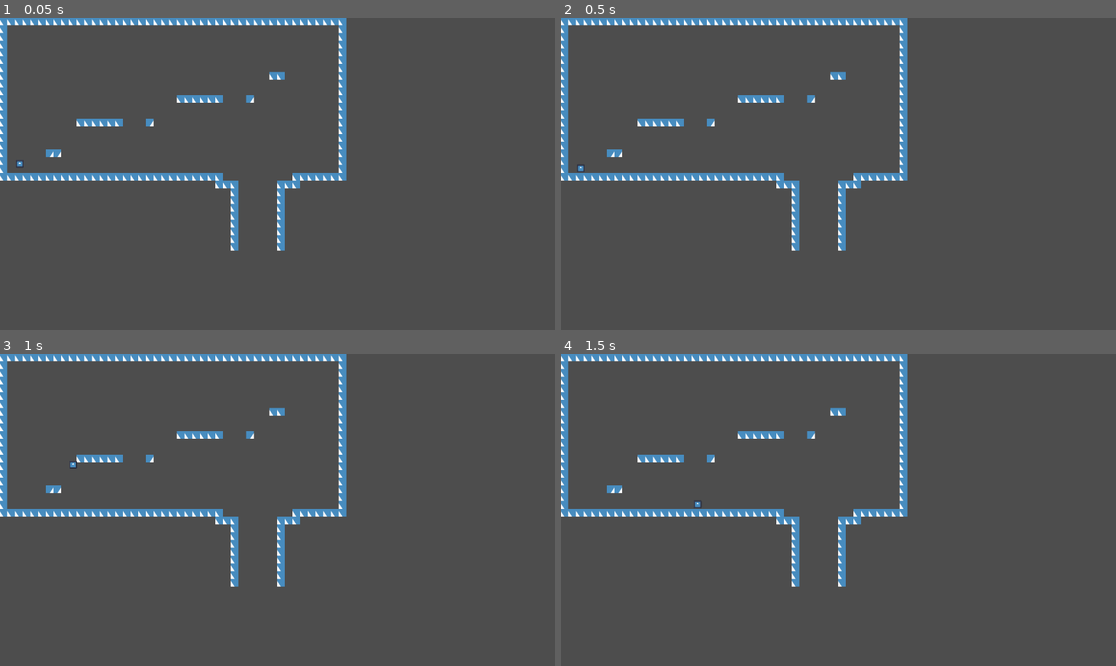
Above: before the commit, frames 1-4 (two rows, left to right).
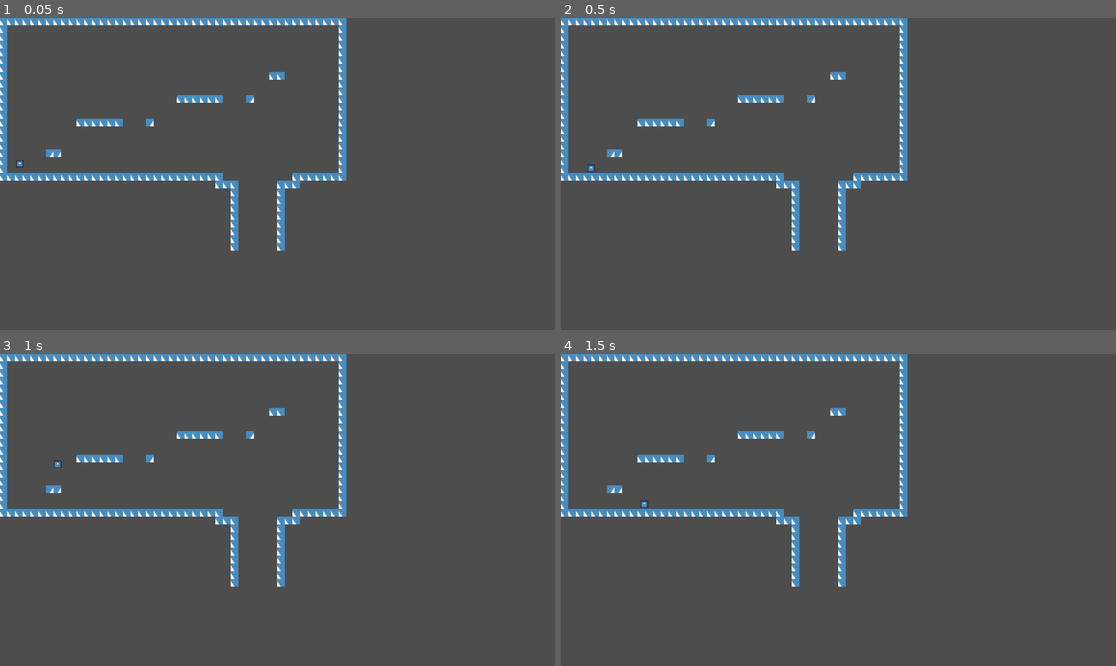
Above: after the commit, the same moments.

Repository: dgnt/gmtk2025
Game: Godot game, scene res://scenes/Level.tscn
Same seed, same stepped clock (60 frames per second), same inputs: the game is played once before the commit and once after it. The engine's default icon, where the game draws it, is replaced by a stand-in: a white triangle on a blue panel in a dark square.
Inputs:
- Up to frame 1 (0.05 s): no input
- Up to frame 2 (0.5 s): no input
- Up to frame 3 (1 s): tap Enter (ui_accept) at 0.5, 0.77 s; hold Right (ui_right) from 0.53 s (still down)
- Up to frame 4 (1.5 s): keep holding Right (ui_right)

Frame 1 is identical in both runs. In frame 2, less than 0.1% of the frame differs, in the area x 2-7%, y 46-50%; in frame 3, less than 0.1%; in frame 4, less than 0.1%.

Commit message:
basic hula hoop motion prototype

Diff:
--- a/test/scripts/player/player_body.gd
+++ b/test/scripts/player/player_body.gd
@@ -1,13 +1,20 @@
 extends CharacterBody2D
 
-@export var speed = 300.0
+@export var speed = 100.0
 @export var jump_velocity = -400.0
-
+const REV_TIME = 800  # ms
+const HOOP_SPEED = 90
+var rev = 0
 
 func _physics_process(delta: float) -> void:
 	# Add the gravity.
 	if not is_on_floor():
 		velocity += get_gravity() * delta
+	else:
+		rev += delta * 1000 / REV_TIME * 2 * PI
+		while rev > 2 * PI:
+			rev -= 2 * PI
+
 
 	# Handle jump.
 	if Input.is_action_just_pressed("ui_accept") and is_on_floor():
@@ -17,8 +24,8 @@
 	# As good practice, you should replace UI actions with custom gameplay actions.
 	var direction := Input.get_axis("ui_left", "ui_right")
 	if direction:
-		velocity.x = direction * speed
+		velocity.x = direction * speed + sin(rev) * HOOP_SPEED
 	else:
-		velocity.x = move_toward(velocity.x, 0, speed)
+		velocity.x = move_toward(velocity.x, sin(rev) * HOOP_SPEED, speed)
 
 	move_and_slide()
